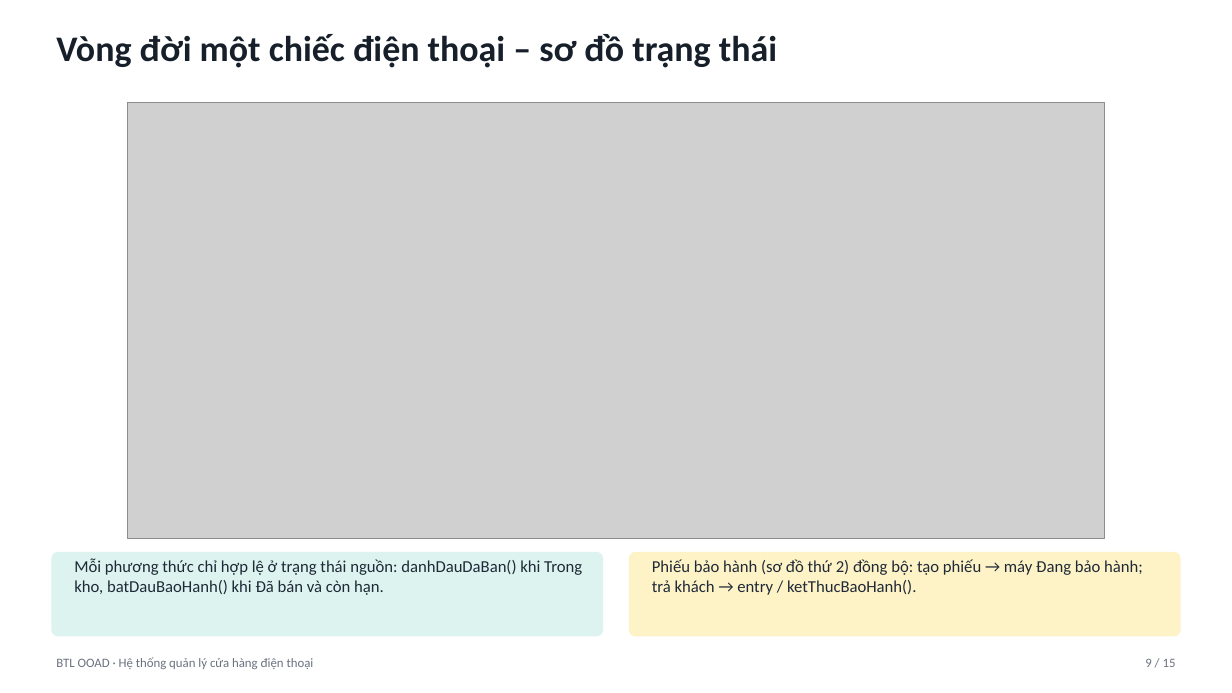
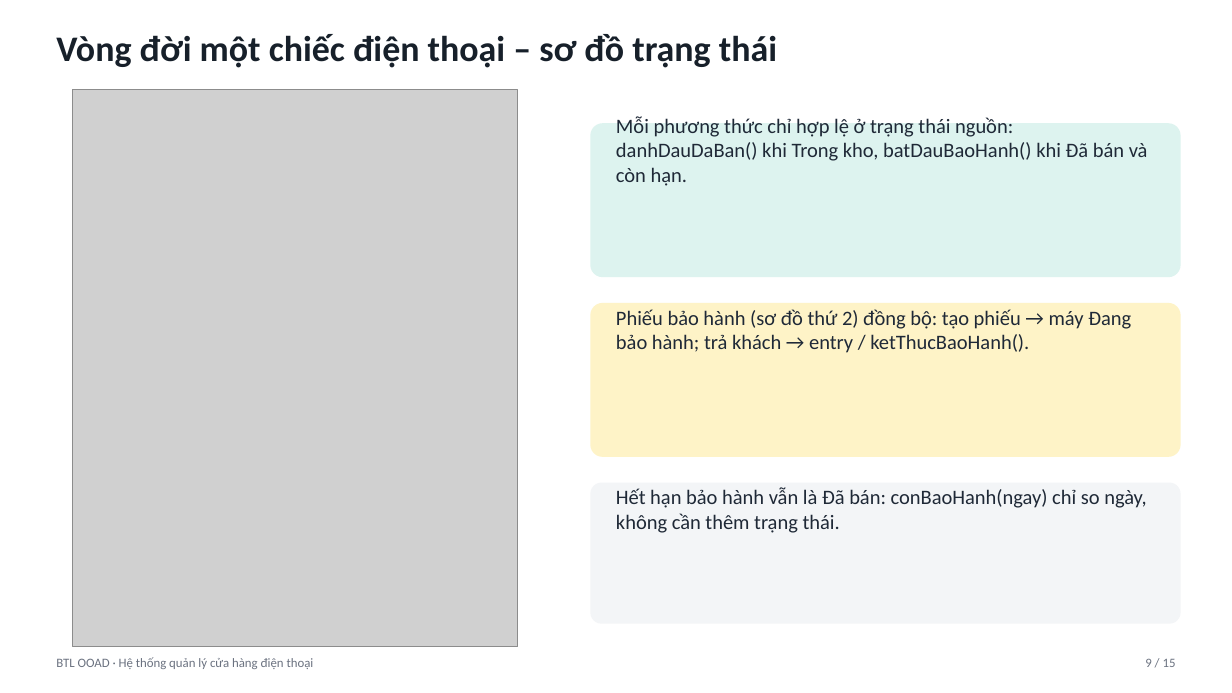
Before and after one commit to trungkien1407/OOP, a slide deck: slide 9 of Slide_ThuyetTrinh_15phut.pptx. Drawn at 1232x693 pixels with LibreOffice and Linux fonts; fonts in the diff are those of the drawing; grey boxes stand for pictures. Boxes give left, top, right and bottom in pixels: in the first picture for what was removed or moved away, otherwise in the second. Text is boxed around its words. In the diff, an @@ line names an element or a change of style, - is before the commit and + after.

```diff
--- a/Slide_ThuyetTrinh_15phut.pptx
+++ b/Slide_ThuyetTrinh_15phut.pptx
@@ picture: place and size @@
-picture at [128,103,1105,539]
+picture at [72,90,518,647]
@@ text "Mỗi phương thức chỉ hợp ...": place and size @@
-text "Mỗi phương thức chỉ hợp ..." at [74,558,582,595]
+text "Mỗi phương thức chỉ hợp ..." at [616,116,1148,186]
@@ text "Mỗi phương thức chỉ hợp ..." at [616,116,1148,186]: size 13 to 16 pt @@
@@ rounded rectangle: place and size @@
-rounded rectangle at [52,552,604,637]
+rounded rectangle at [591,123,1181,277]
@@ rounded rectangle: place and size @@
-rounded rectangle at [629,552,1181,637]
+rounded rectangle at [591,303,1181,457]
@@ text "Phiếu bảo hành (sơ đồ ..." at [616,309,1131,353]: size 13 to 16 pt @@
@@ text "Phiếu bảo hành (sơ đồ ...": place and size @@
-text "Phiếu bảo hành (sơ đồ ..." at [652,559,1143,595]
+text "Phiếu bảo hành (sơ đồ ..." at [616,309,1131,353]
@@ rounded rectangle added at [591,482,1181,624], fill #F3F5F7 @@
@@ text added at [616,487,1146,533], 16 pt, text #1F2937 @@
+Hết hạn bảo hành vẫn là Đã bán: conBaoHanh(ngay) chỉ so ngày, không cần thêm trạng thái.
```
Also in this commit, not shown: 8 other slides changed, 2 other files.
